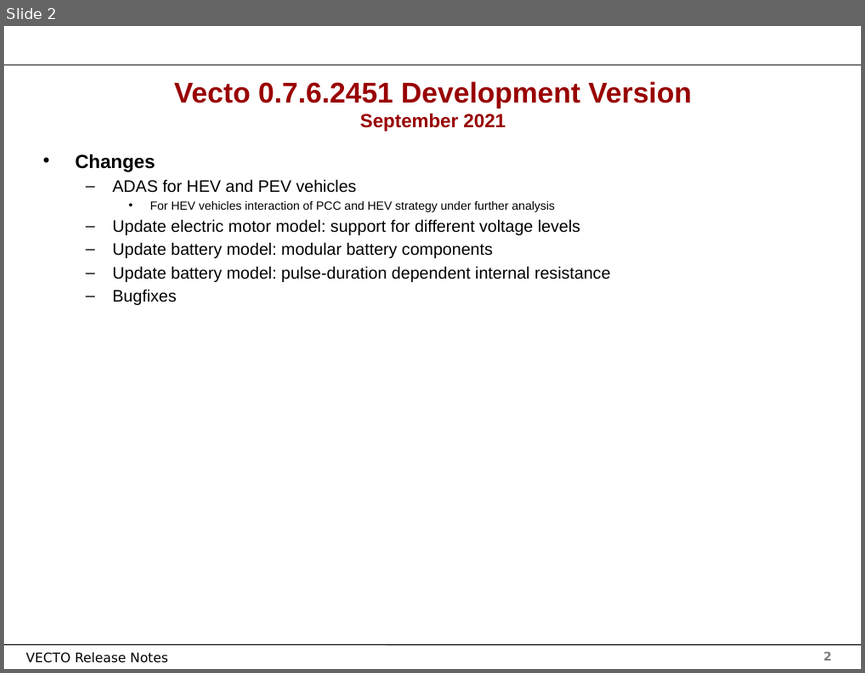
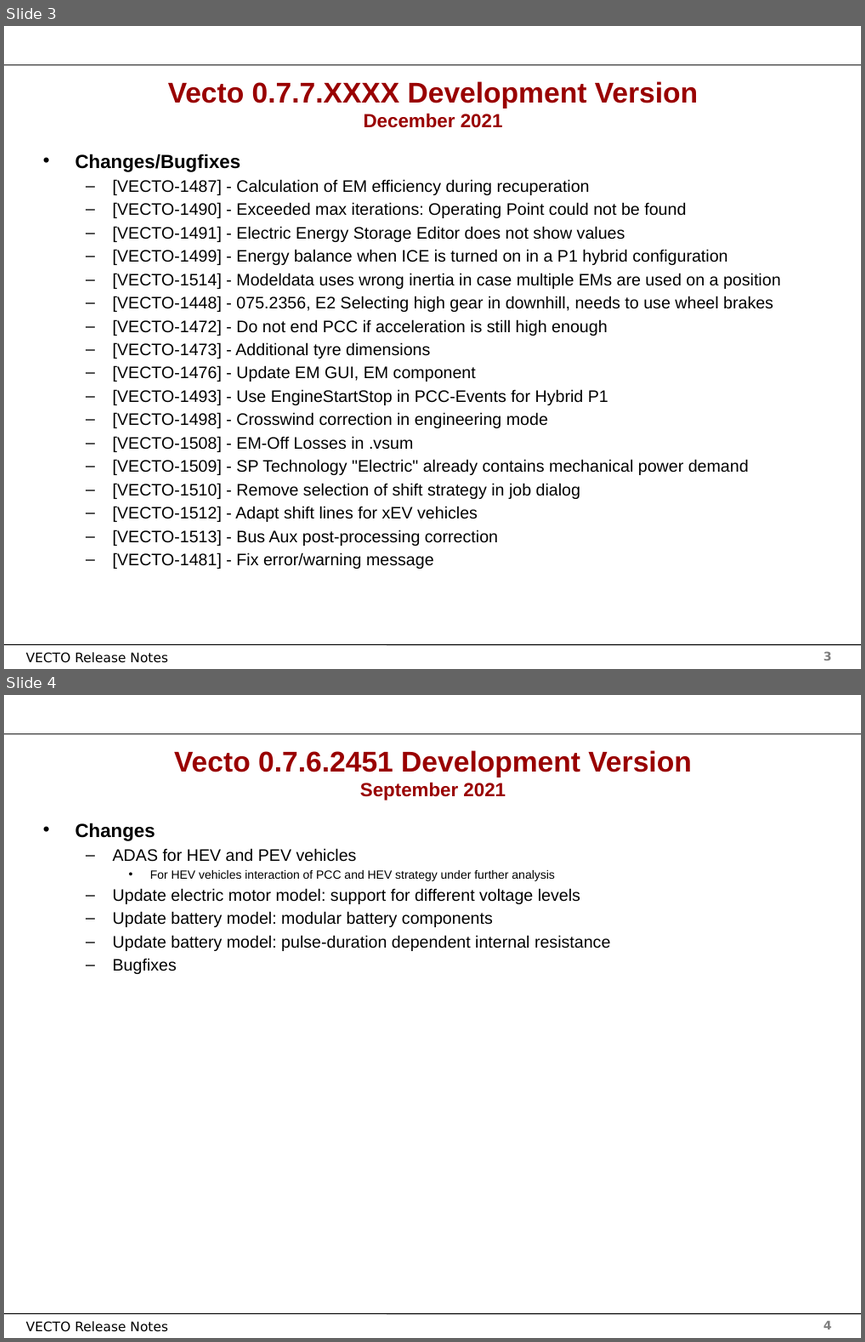
Before and after one commit to tanawadeatharva/BharatVECTO, a slide deck: Documentation/User Manual Source/Release Notes Vecto3.x.pptx. Shown one above the other, each under a label of ours: slide 2 before the commit, slides 3 and 4 after it. The pictures are 865x673 and 865x1342 pixels, drawn with LibreOffice and Linux fonts; fonts in the diff are those of the drawing; background and template pictures are left out. Boxes give left, top, right and bottom in pixels: in the first picture for what was removed or moved away, otherwise in the second. Text is boxed around its words. In the diff, an @@ line names an element or a change of style, - is before the commit and + after.

```diff
--- a/Documentation/User Manual Source/Release Notes Vecto3.x.pptx
+++ b/Documentation/User Manual Source/Release Notes Vecto3.x.pptx
@@ slide 3 added at bbox=[4, 26, 861, 669], background #FFFFFF; not listed: 4 template elements that a slide beside it also shows @@
@@ title added at bbox=[168, 81, 698, 128], 24 pt, text #990000, bold @@
+Vecto 0.7.7.XXXX Development Version
+December 2021
@@ text added at bbox=[75, 154, 781, 568], 14 pt, text #000000 @@
+• Changes/Bugfixes
+  – [VECTO-1487] - Calculation of EM efficiency during recuperation
+  – [VECTO-1490] - Exceeded max iterations: Operating Point could not be found
+  – [VECTO-1491] - Electric Energy Storage Editor does not show values
+  – [VECTO-1499] - Energy balance when ICE is turned on in a P1 hybrid configuration
+  – [VECTO-1514] - Modeldata uses wrong inertia in case multiple EMs are used on a position
+  – [VECTO-1448] - 075.2356, E2 Selecting high gear in downhill, needs to use wheel brakes
+  – [VECTO-1472] - Do not end PCC if acceleration is still high enough
+  – [VECTO-1473] - Additional tyre dimensions
+  – [VECTO-1476] - Update EM GUI, EM component
+  – [VECTO-1493] - Use EngineStartStop in PCC-Events for Hybrid P1
+  – [VECTO-1498] - Crosswind correction in engineering mode
+  – [VECTO-1508] - EM-Off Losses in .vsum
+  – [VECTO-1509] - SP Technology "Electric" already contains mechanical power demand
+  – [VECTO-1510] - Remove selection of shift strategy in job dialog
+  – [VECTO-1512] - Adapt shift lines for xEV vehicles
+  – [VECTO-1513] - Bus Aux post-processing correction
+  – [VECTO-1481] - Fix error/warning message
@@ what was slide 2 is now slide 4 @@
@@ page number at bbox=[823, 1321, 832, 1329]: text changed @@
-2
+4
```
Also in this commit, not shown: 1 slide changed, 1 other slide added.
